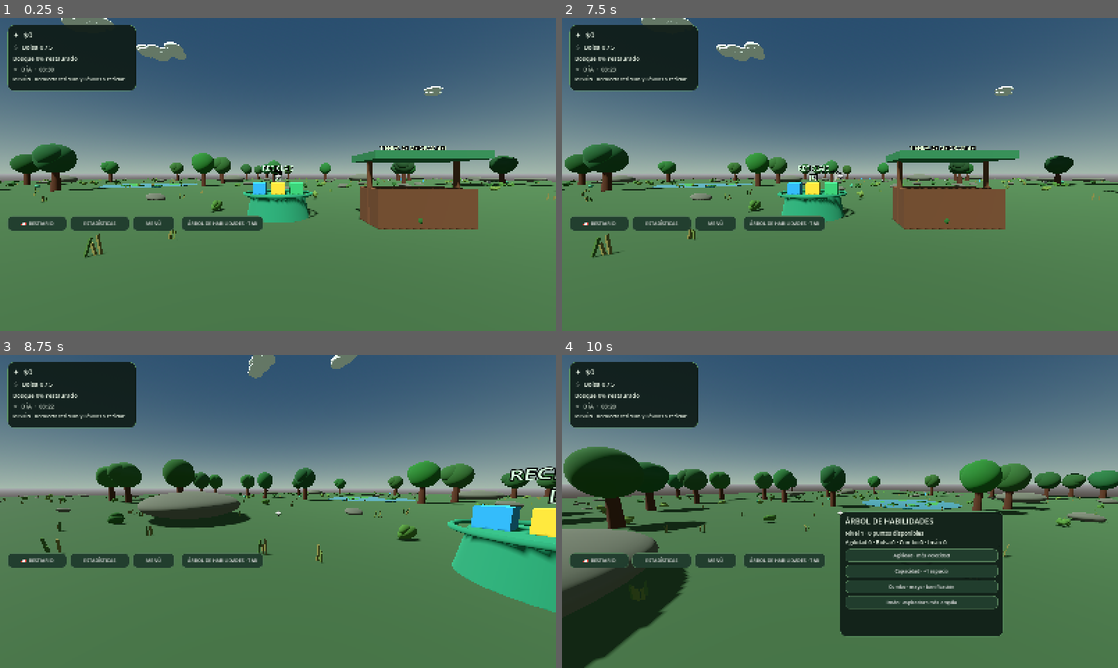
Above: before the commit, frames 1-4 (two rows, left to right).
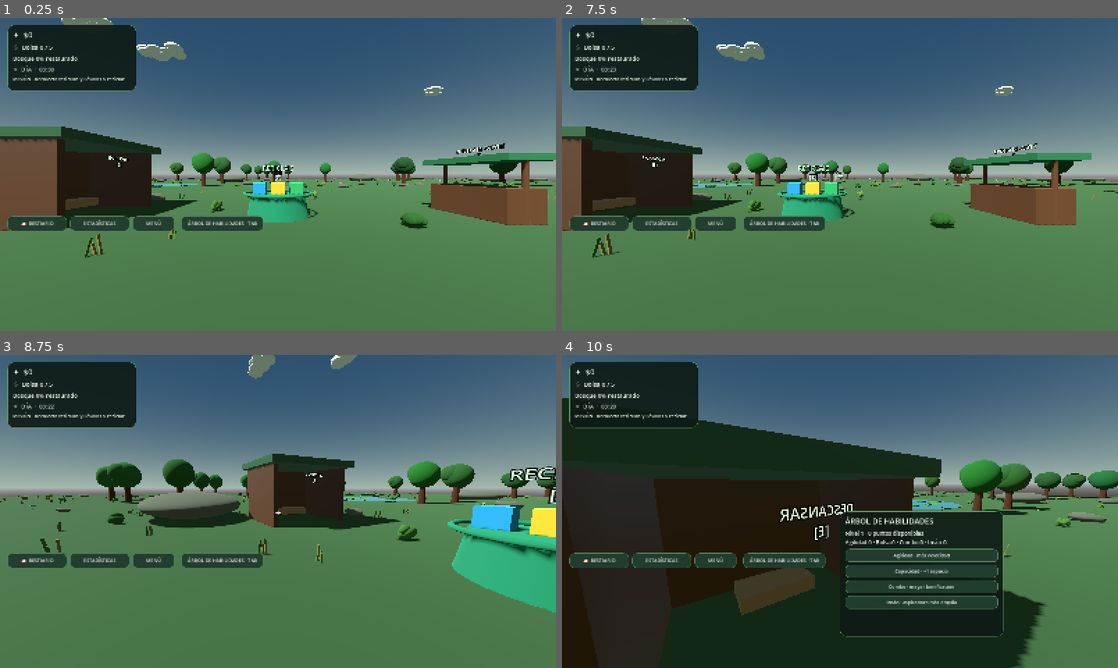
Above: after the commit, the same moments.

Repository: Tomardosama/verdevivo
Game: Godot game, scene res://scenes/main/main.tscn
Same seed, same stepped clock (60 frames per second), same inputs: the game is played once before the commit and once after it.
Inputs (mouse positions are in pixels of both pictures, inside the frame that each line leads up to):
- Up to frame 1 (0.25 s): no input
- Up to frame 2 (7.5 s): click "ÁRBOL DE HABILIDADES · TAB" at 0.5 s; click "Agilidad · más velocidad" at 1.25 s; click "Capacidad · +1 espacio" at 2 s; click "Combo · mayor bonificación" at 2.75 s; click "Imán · aspiradora más amplia" at 3.5 s; click "📖 BESTIARIO" at 4.25 s; click "ESTADÍSTICAS" at 5 s; click "MENÚ" at 5.75 s; click "CONTINUAR JUGANDO" at 6.5 s; tap Enter at 7.25 s; move the mouse to (962, 158) at 7.27 s; hold D (move_right) from 7.28 s (still down); tap E (deposit) at 7.35 s; click (962, 158) at 7.42 s
- Up to frame 3 (8.75 s): tap Space (jump) at 7.52, 8.27 s; move the mouse to (250, 511) at 8.02 s; release D (move_right) at 8.03 s; hold W (move_forward) from 8.03 s (still down); tap Shift (sprint) at 8.1 s
- Up to frame 4 (10 s): keep holding W (move_forward); move the mouse to (851, 505) at 8.77 s; hold F (vacuum) 8.78-9.53 s; move the mouse to (834, 517) at 9.52 s; tap Tab at 9.6 s; click (834, 517) at 9.67 s; tap Space (jump) at 9.77 s

The runs differ from the first frame. In frame 1, 13% of the frame differs, in the area x 0-100%, y 34-68%; in frame 2, 12%; in frame 3, 4.1%; in frame 4, 36%, in the area x 0-87%, y 13-100%.

Commit message:
Add manual dawn via sleep hut, symmetric base layout, collision and trash microdetails

Diff:
--- a/scripts/main.gd
+++ b/scripts/main.gd
@@ -36,6 +36,8 @@
 var last_deposit_time: float = -100.0
 var cloud_nodes: Array[Node3D] = []
 var reserved_positions: Array[Vector3] = []
+var shop_node: Node3D
+var sleep_hut: Node3D
 
 func _ready() -> void:
 	session_start_time = Time.get_ticks_msec() / 1000.0
@@ -50,18 +52,22 @@
 	_update_hud()
 
 func _process(delta: float) -> void:
-	day_time += delta
+	if is_day:
+		day_time += delta
+		if day_time >= day_duration + float(upgrades["day"]) * 30.0:
+			day_time = 0.0
+			is_day = false
+			_on_phase_changed()
 	notification_cooldown = maxf(0.0, notification_cooldown - delta)
 	var duration := _current_phase_duration()
-	if day_time >= duration:
-		day_time = 0.0
-		is_day = not is_day
-		_on_phase_changed()
+	if not is_day and player and hud and hud.shop_open:
+		if shop_node == null or player.global_position.distance_to(shop_node.global_position) > 4.2:
+			hud.close_shop()
 	_update_sun()
 	_check_zone_unlocks()
 	_update_clouds(delta)
 	if hud:
-		hud.update_phase(is_day, int(ceil(duration - day_time)))
+		hud.update_phase(is_day, int(ceil(duration - day_time)) if is_day else 0)
 		hud.update_stats(money, collected_trash, prestige_count, int(Time.get_ticks_msec() / 1000.0 - session_start_time))
 
 func _current_phase_duration() -> float:
@@ -164,6 +170,7 @@
 	bark.albedo_color = Color(0.28, 0.16, 0.09)
 	trunk.material_override = bark
 	tree.add_child(trunk)
+	_add_box_collision(tree, Vector3(0, 1.4, 0), Vector3(0.72, 2.8, 0.72))
 	var crown := MeshInstance3D.new()
 	var crown_mesh := SphereMesh.new()
 	crown_mesh.radius = 1.35
@@ -193,6 +200,7 @@
 	player.deposit_requested.connect(_on_deposit_requested)
 	player.trash_collected.connect(_on_trash_collected)
 	player.shop_requested.connect(_open_shop)
+	player.sleep_requested.connect(_start_new_day)
 
 func _spawn_trash() -> void:
 	var rng := RandomNumberGenerator.new()
@@ -229,12 +237,28 @@
 					bottle.bottom_radius = 0.15
 					bottle.height = 0.52
 					visual.mesh = bottle
+					var cap := MeshInstance3D.new()
+					var cap_mesh := CylinderMesh.new()
+					cap_mesh.top_radius = 0.055
+					cap_mesh.bottom_radius = 0.055
+					cap_mesh.height = 0.055
+					cap.mesh = cap_mesh
+					cap.position = Vector3(0.0, 0.29, 0.0)
+					cap.material_override = _detail_material(Color(0.88, 0.30, 0.16))
+					trash.add_child(cap)
 				1:
 					var can := CylinderMesh.new()
 					can.top_radius = 0.14
 					can.bottom_radius = 0.14
 					can.height = 0.34
 					visual.mesh = can
+					var label := MeshInstance3D.new()
+					var label_mesh := BoxMesh.new()
+					label_mesh.size = Vector3(0.012, 0.13, 0.22)
+					label.mesh = label_mesh
+					label.position = Vector3(0.137, 0.0, 0.0)
+					label.material_override = _detail_material(Color(0.88, 0.78, 0.35))
+					trash.add_child(label)
 				2:
 					var paper := BoxMesh.new()
 					paper.size = Vector3(0.34, 0.035, 0.27)
@@ -242,9 +266,21 @@
 					visual.position.y = 0.05
 				3:
 					var glass := SphereMesh.new()
-					glass.radius = 0.19
-					glass.height = 0.38
+					glass.radial_segments = 3
+					glass.rings = 1
+					glass.radius = 0.22
+					glass.height = 0.10
 					visual.mesh = glass
+					visual.rotation = Vector3(0.15, rng.randf_range(0.0, TAU), 0.28)
+					for shard_index in range(2):
+						var shard := MeshInstance3D.new()
+						var shard_mesh := PrismMesh.new()
+						shard_mesh.size = Vector3(0.18, 0.08, 0.12)
+						shard.mesh = shard_mesh
+						shard.position = Vector3(rng.randf_range(-0.18, 0.18), 0.025, rng.randf_range(-0.15, 0.15))
+						shard.rotation = Vector3(rng.randf_range(-0.4, 0.4), rng.randf_range(0.0, TAU), rng.randf_range(-0.4, 0.4))
+						shard.material_override = material
+						trash.add_child(shard)
 		add_child(trash)
 	total_trash = target_count
 
@@ -306,6 +342,8 @@
 		boulder.scale = Vector3(rng.randf_range(1.0, 1.5), rng.randf_range(0.65, 0.95), rng.randf_range(1.0, 1.4))
 		boulder.material_override = rock_material
 		parent.add_child(boulder)
+		if big_rock_index < 2:
+			_add_box_collision(parent, boulder.position, Vector3(boulder_mesh.radius * 1.8, boulder_mesh.radius * 1.1, boulder_mesh.radius * 1.8))
 	for i in range(95):
 		var rock := MeshInstance3D.new()
 		var rock_mesh := SphereMesh.new()
@@ -361,6 +399,7 @@
 	station = Node3D.new()
 	station.name = "RecyclingStation"
 	station.position = Vector3(0, 0, 0)
+	_add_box_collision(station, Vector3(0, 0.45, 0), Vector3(2.4, 0.9, 2.4))
 	station.add_to_group("recycling_station")
 	add_child(station)
 	var base := MeshInstance3D.new()
@@ -400,12 +439,15 @@
 	station_sign.modulate = Color(0.85, 1.0, 0.88)
 	station.add_child(station_sign)
 	_create_upgrade_kiosk()
+	_create_sleep_hut()
 
 
 func _create_upgrade_kiosk() -> void:
 	var kiosk := Node3D.new()
 	kiosk.name = "UpgradeKiosk"
-	kiosk.position = Vector3(4.2, 0.0, 1.2)
+	kiosk.position = Vector3(7.5, 0.0, 0.0)
+	kiosk.rotation.y = PI / 2.0
+	shop_node = kiosk
 	kiosk.add_to_group("upgrade_shop")
 	add_child(kiosk)
 	var wood := StandardMaterial3D.new()
@@ -419,6 +461,7 @@
 	counter.position.y = 0.55
 	counter.material_override = wood
 	kiosk.add_child(counter)
+	_add_box_collision(kiosk, Vector3(0, 0.55, 0), Vector3(2.8, 1.1, 1.2))
 	var roof := MeshInstance3D.new()
 	var roof_mesh := BoxMesh.new()
 	roof_mesh.size = Vector3(3.2, 0.22, 1.6)
@@ -437,11 +480,94 @@
 		post.material_override = wood
 		kiosk.add_child(post)
 	var label := Label3D.new()
-	label.text = "TIENDA DE MEJORAS\\n[E]"
+	label.text = "TIENDA DE MEJORAS\n[E]"
 	label.position.y = 2.35
 	label.font_size = 34
 	label.modulate = Color(0.9, 1.0, 0.84)
 	kiosk.add_child(label)
+
+func _detail_material(color: Color) -> StandardMaterial3D:
+	var material := StandardMaterial3D.new()
+	material.albedo_color = color
+	material.roughness = 0.55
+	return material
+
+func _add_box_collision(parent: Node3D, local_position: Vector3, size: Vector3) -> void:
+	var body := StaticBody3D.new()
+	body.position = local_position
+	var shape_node := CollisionShape3D.new()
+	var shape := BoxShape3D.new()
+	shape.size = size
+	shape_node.shape = shape
+	body.add_child(shape_node)
+	parent.add_child(body)
+
+func _create_sleep_hut() -> void:
+	sleep_hut = Node3D.new()
+	sleep_hut.name = "NightRestHut"
+	sleep_hut.position = Vector3(-7.5, 0.0, 0.0)
+	sleep_hut.rotation.y = -PI / 2.0
+	add_child(sleep_hut)
+	var wood := _detail_material(Color(0.31, 0.20, 0.12))
+	var wall := MeshInstance3D.new()
+	var wall_mesh := BoxMesh.new()
+	wall_mesh.size = Vector3(3.8, 2.5, 0.22)
+	wall.mesh = wall_mesh
+	wall.position = Vector3(0, 1.25, 1.45)
+	wall.material_override = wood
+	sleep_hut.add_child(wall)
+	for side in [-1.0, 1.0]:
+		var side_wall := MeshInstance3D.new()
+		var side_mesh := BoxMesh.new()
+		side_mesh.size = Vector3(0.22, 2.5, 2.9)
+		side_wall.mesh = side_mesh
+		side_wall.position = Vector3(side * 1.8, 1.25, 0)
+		side_wall.material_override = wood
+		sleep_hut.add_child(side_wall)
+		_add_box_collision(sleep_hut, side_wall.position, side_mesh.size)
+	_add_box_collision(sleep_hut, wall.position, wall_mesh.size)
+	var roof := MeshInstance3D.new()
+	var roof_mesh := BoxMesh.new()
+	roof_mesh.size = Vector3(4.2, 0.28, 3.6)
+	roof.mesh = roof_mesh
+	roof.position.y = 2.65
+	roof.material_override = _detail_material(Color(0.18, 0.32, 0.20))
+	sleep_hut.add_child(roof)
+	var bed := MeshInstance3D.new()
+	var bed_mesh := BoxMesh.new()
+	bed_mesh.size = Vector3(1.35, 0.28, 0.72)
+	bed.mesh = bed_mesh
+	bed.position = Vector3(0, 0.42, 0.25)
+	bed.material_override = _detail_material(Color(0.56, 0.43, 0.30))
+	sleep_hut.add_child(bed)
+	var bed_marker := Area3D.new()
+	bed_marker.name = "SleepInteraction"
+	bed_marker.position = Vector3(0, 0.4, 0.25)
+	bed_marker.add_to_group("sleep_bed")
+	sleep_hut.add_child(bed_marker)
+	var bed_shape := CollisionShape3D.new()
+	var bed_sphere := SphereShape3D.new()
+	bed_sphere.radius = 1.8
+	bed_shape.shape = bed_sphere
+	bed_marker.add_child(bed_shape)
+	var sign := Label3D.new()
+	sign.text = "DESCANSAR\n[E]"
+	sign.position = Vector3(0, 2.0, -1.55)
+	sign.font_size = 32
+	sign.modulate = Color(0.9, 1.0, 0.84)
+	sleep_hut.add_child(sign)
+	_add_box_collision(sleep_hut, Vector3(0, 0.45, 1.35), Vector3(3.4, 0.9, 0.25))
+
+func _start_new_day() -> void:
+	if is_day:
+		if hud:
+			hud.show_message("La cama solo permite iniciar el día durante la noche.")
+		return
+	is_day = true
+	day_time = 0.0
+	_on_phase_changed()
+	if hud:
+		hud.show_message("¡Nuevo día! El bosque te espera.")
 
 func _is_clear_location(location: Vector3, clearance: float) -> bool:
 	if location.length() < 8.0:
